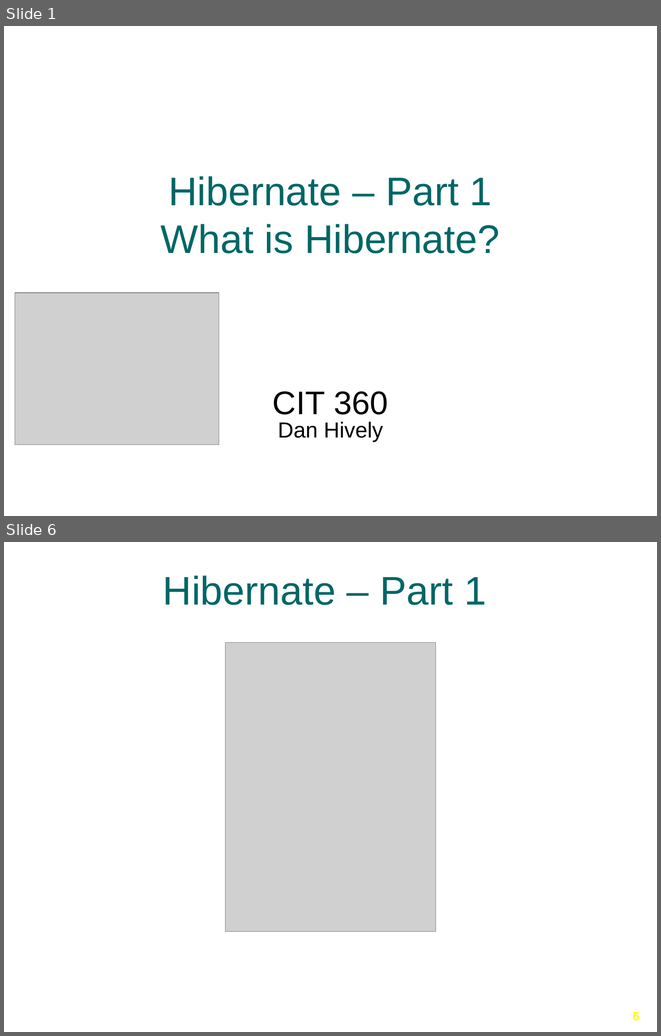
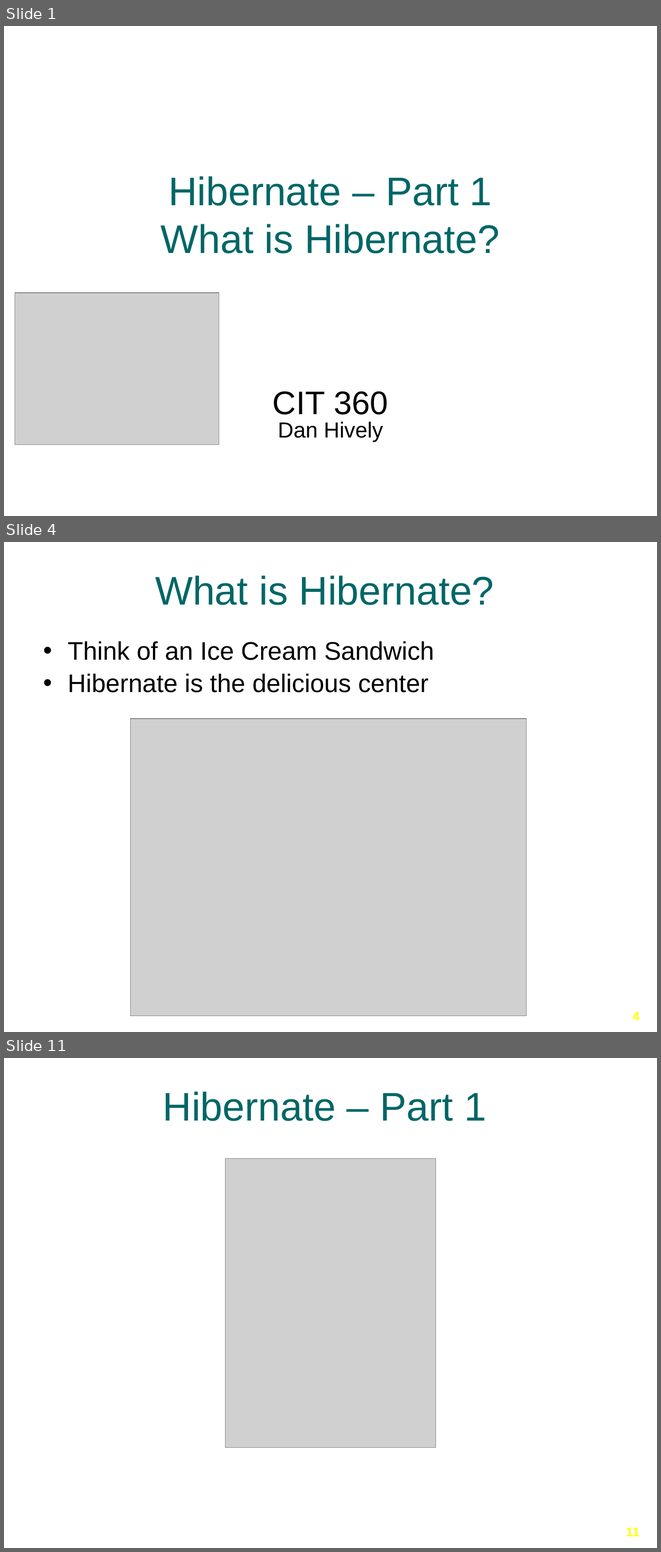
Before and after one commit to Ansilacerda/CIT360-Portfolio, a slide deck: Presentations/Hibernate/Hibernate-Part-1.pptx. Shown one above the other, each under a label of ours: slides 1 and 6 before the commit, slides 1, 4 and 11 after it; the slides between them are not shown. The pictures are 661x1036 and 661x1552 pixels, drawn with LibreOffice and Linux fonts; fonts in the diff are those of the drawing; grey boxes stand for pictures; background and template pictures are left out. Boxes give left, top, right and bottom in pixels: in the first picture for what was removed or moved away, otherwise in the second. Text is boxed around its words. In the diff, an @@ line names an element or a change of style, - is before the commit and + after.

```diff
--- a/Presentations/Hibernate/Hibernate-Part-1.pptx
+++ b/Presentations/Hibernate/Hibernate-Part-1.pptx
@@ slide 4 added at [4, 542, 657, 1032], background picture (left out) @@
@@ title added at [155, 575, 494, 605], 44 pt, text #006666 @@
+What is Hibernate?
@@ text added at [68, 641, 434, 693], 28 pt, text #000000 @@
+• Think of an Ice Cream Sandwich
+• Hibernate is the delicious center
@@ picture added at [131, 718, 527, 1015] @@
@@ page number added at [633, 1011, 639, 1020], 14 pt, text #FFFF00, bold @@
+4
@@ what was slide 6 is now slide 11 @@
@@ page number at [626, 1527, 639, 1536]: text changed @@
-6
+11
```
Also in this commit, not shown: 3 slides changed, 5 other slides added, 1 slide removed.
